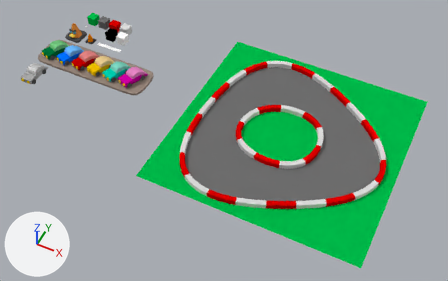
What one commit did to the Blender file Blender/Tracks2/Track002.blend.
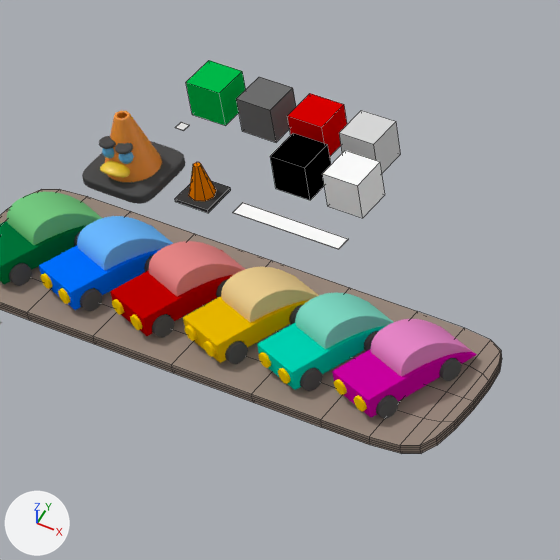
Each version is shown whole from a camera (50 mm lens) standing at (81.3, -93.4, 90.9) and looking at (43.3, -17.5, -4.0), then close up on the part from 11% to 37% of the width and 0% to 42% of the height. Lighting does not change. The marker at lower left points along +X, +Y and +Z. The last two pictures show the newer version. The close-ups show mesh edges as thin lines.

Names of what the first close-up shows: 'BigConeBase', 'ColorBlock_BarrierRed', 'ColorBlock_BarrierWhite', 'ColorBlock_CheckeredBlack', 'ColorBlock_CheckeredWhite', 'ColorBlock_Grass', 'ColorBlock_Road', 'SlopeCarBlue', 'SlopeCarCyan', 'SlopeCarGreen', 'SlopeCarMagenta', 'SlopeCarRed', 'SlopeCarYellow', 'Template_CheckeredLineSegment', 'VehicleRoad' and 6 more.
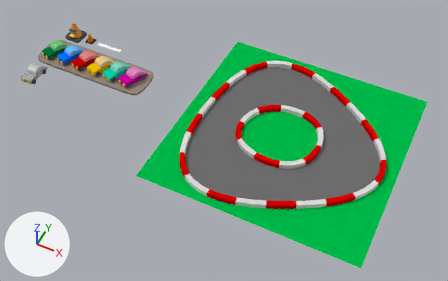
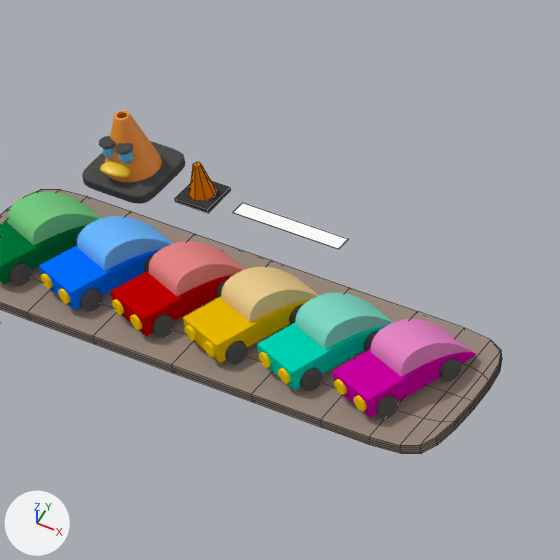
Changed parts and their boxes (x1, y1, x2, y2) in the close-ups (560 x 560 px):
'ColorBlock_CheckeredWhite', deleted: before (323, 150, 385, 218)
'ColorBlock_CheckeredBlack', deleted (black): before (270, 133, 331, 200)
'ColorBlock_Road', deleted: before (236, 77, 296, 143)
'ColorBlock_Grass', deleted (green): before (186, 60, 246, 126)
'ColorBlock_BarrierWhite', deleted: before (339, 110, 400, 173)
'ColorBlock_BarrierRed', deleted (red): before (287, 93, 347, 156)
'Template_CheckeredLineSegment', deleted: before (175, 122, 189, 131)

Diff of the bpy script that builds the scene:
```diff
--- a/Blender/Tracks2/Track002.blend.py
+++ b/Blender/Tracks2/Track002.blend.py
@@ ob_colorblock_road @@
-ob_colorblock_road = bpy.data.objects.new('ColorBlock_Road', me_cube_001)
-ob_colorblock_road.location = (3.0, 0.0, 0.0)
@@ ob_colorblock_barrierred @@
-ob_colorblock_barrierred = bpy.data.objects.new('ColorBlock_BarrierRed', me_cube_002)
-ob_colorblock_barrierred.location = (6.0, 0.0, 0.0)
@@ ob_colorblock_barrierwhite @@
-ob_colorblock_barrierwhite = bpy.data.objects.new('ColorBlock_BarrierWhite', me_cube_003)
-ob_colorblock_barrierwhite.location = (9.0, 0.0, 0.0)
@@ ob_colorblock_grass @@
-ob_colorblock_grass = bpy.data.objects.new('ColorBlock_Grass', me_cube_008)
-ob_colorblock_grass.location = (0.0, 0.0, 0.0)
@@ ob_colorblock_checkeredblack @@
-ob_colorblock_checkeredblack = bpy.data.objects.new('ColorBlock_CheckeredBlack', me_cube_006)
-ob_colorblock_checkeredblack.location = (7.0, -3.0, 0.0)
@@ ob_colorblock_checkeredwhite @@
-ob_colorblock_checkeredwhite = bpy.data.objects.new('ColorBlock_CheckeredWhite', me_cube_007)
-ob_colorblock_checkeredwhite.location = (10.0, -3.0, 0.0)
@@ ob_template_checkeredlinesegment @@
-ob_template_checkeredlinesegment = bpy.data.objects.new('Template_CheckeredLineSegment', me_cube_004)
-ob_template_checkeredlinesegment.location = (0.0, -3.0, 0.0)
```
